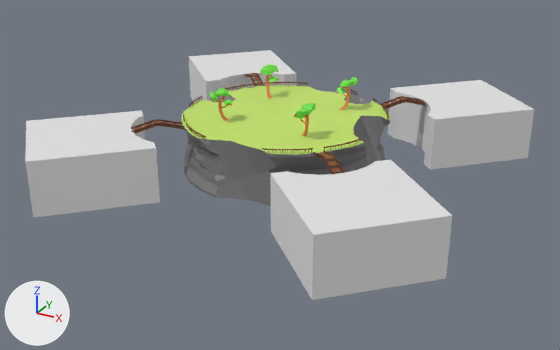
Renders of the FBX model CompetitiveTreePlanting/Assets/Level/Leveltest.fbx from each side of a commit.
Before and after are seen from a 50 mm lens placed at (100.7, -186.6, 81.2), pointed at (1.3, -5.9, -9.1). Lighting does not change. The marker at lower left points along +X, +Y and +Z. Where no turn or scale is listed for an object, it has been applied to the vertices. Vertices at the same position are counted once.
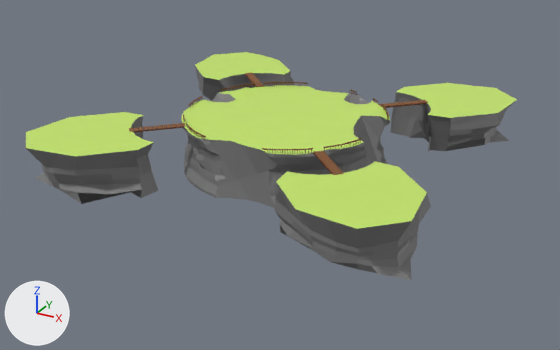
Boxes [x1, y1, x2, y2] around the edits, measured in the pictures (560 x 350 px; the box of a moved part takes in the faces that stretch with it):
'Cube.005', reshaped (9% shorter): before [25, 50, 535, 300]; after [26, 52, 517, 280]
'Icosphere.012', deleted (green): before [210, 64, 358, 136]
    faces in mat_treeheads_green (green #71e748): [210, 64, 358, 119]
    faces in mat_treebark_brown (orange #e78a51): [218, 75, 352, 136]
'Cube.006', deleted (brown): before [131, 73, 427, 174]
    faces in mat_wood_brown (brown #85542b): [133, 74, 426, 174]
    faces in mat_wood_sticks (brown #612b15): [131, 73, 427, 174]
'Cube', added (brown): after [129, 73, 429, 175]
    faces in mat_wood_brown (brown #85542b): [129, 73, 429, 175]
    faces in mat_wood_sticks (brown #612b15): [133, 74, 427, 174]
part 1 of me_cube_003, moved or reshaped: before [388, 80, 535, 170]; after [391, 83, 517, 152]
part 2 of me_cube_003, moved or reshaped: before [189, 50, 296, 102]; after [195, 52, 294, 101]
part 3 of me_cube_003, moved or reshaped: before [25, 110, 160, 218]; after [26, 112, 158, 204]
part 4 of me_cube_003, moved or reshaped: before [270, 159, 452, 300]; after [275, 161, 431, 280]

The edits, one by one:
me_cube_003 is used by ob_cube_005; location (38.9, -38.9, -0.6).
me_cube_003 had 412 vertices, 316 faces and spanned x -100.5..22.8, y -22.8..100.5, z -7.6..7.8.
me_cube_003 now has 676 vertices, 544 faces and spans x -93.9..17.4, y -16.2..93.9, z -6.4..7.8.
me_cube_003 part 1: 85 vertices removed from x -22.0..22.8, y 55.7..100.5, z -7.6..7.8; 151 vertices added at x -19.8..16.2, y 59.0..93.9, z -6.0..7.8.
me_cube_003 part 2: 84 vertices removed from x -100.5..-55.7, y 55.7..100.5, z -7.6..7.8; 150 vertices added at x -93.9..-56.1, y 58.6..93.9, z -6.3..7.8.
me_cube_003 part 3: 80 vertices removed from x -100.5..-55.7, y -22.8..22.0, z -7.6..7.8; 146 vertices added at x -93.9..-58.4, y -16.2..18.6, z -6.1..7.8.
me_cube_003 part 4: 76 vertices removed from x -22.0..22.8, y -22.8..22.0, z -7.6..7.8; 142 vertices added at x -19.3..17.4, y -16.2..19.7, z -6.4..7.8.
me_cube_003 now uses material mat_floor_green (green #c7e76b).
me_cube_003 now uses material mat_stone (grey #797979).
Mesh me_cube_006 is new.
It has 8828 vertices, 8024 faces and spans x -53.6..11.7, y -53.8..11.7, z -0.2..0.2.
Faces by material slot: [56, 7968].
It uses material mat_wood_sticks (brown #612b15).
It uses material mat_wood_brown (brown #85542b).
Object 'Icosphere.012' (ob_icosphere_012) is deleted.
Object 'Cube.006' (ob_cube_006) is deleted.
Object 'Cube' (ob_cube) is new; it shows me_cube_006.
Its location is (20.9, 21.0, 7.2).
